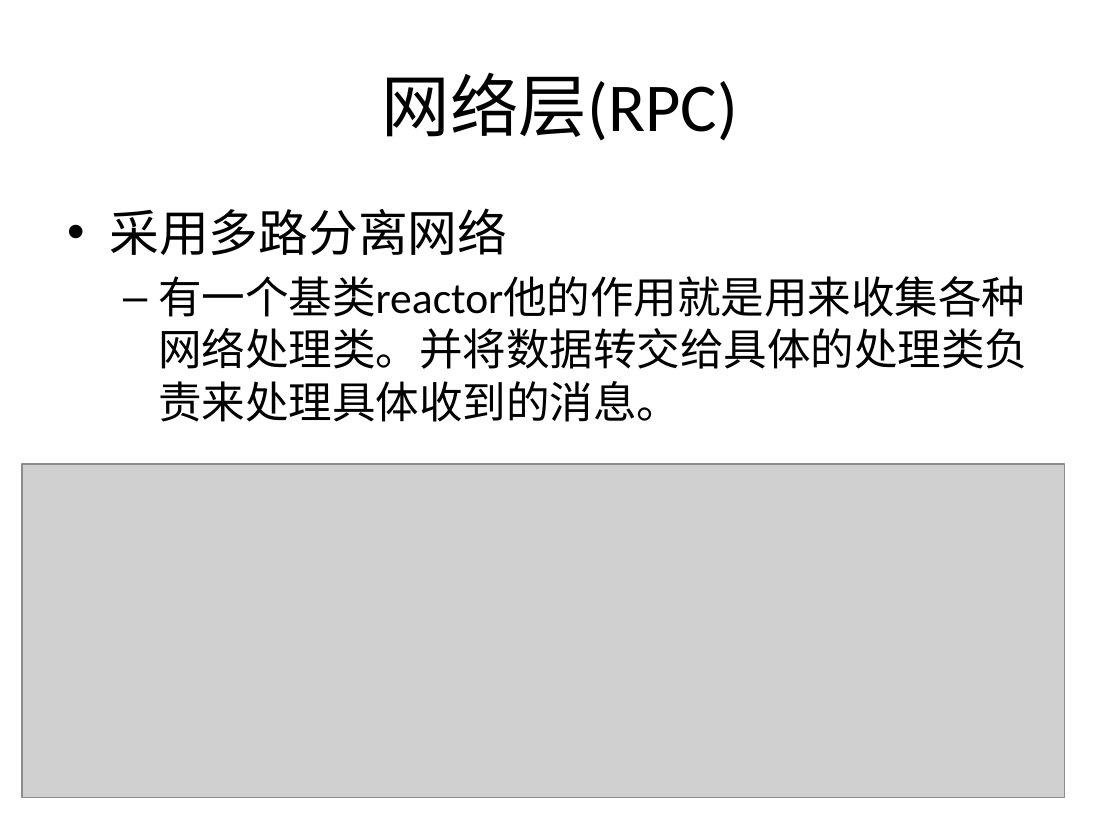
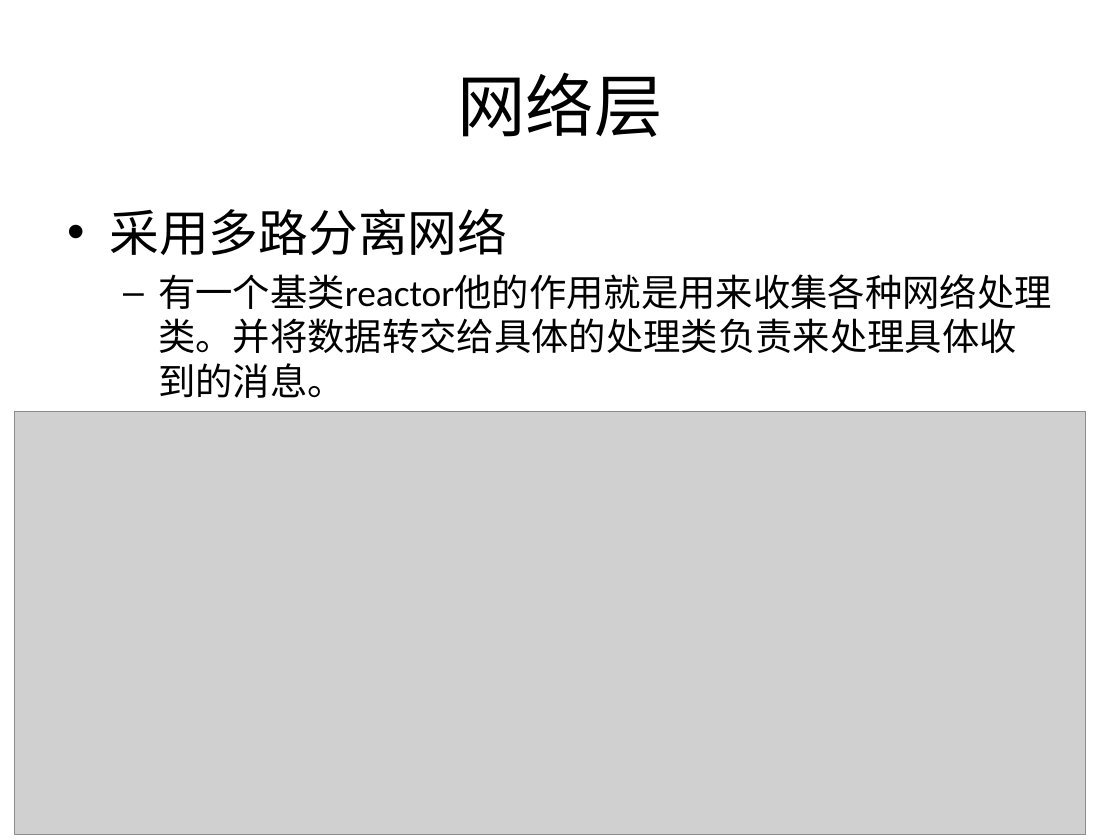
Before and after one commit to woopengcheng/GameLib, a slide deck: slide 28 of 数据库简单介绍.pptx. Drawn at 1120x840 pixels with LibreOffice and Linux fonts; fonts in the diff are those of the drawing; grey boxes stand for pictures. Boxes give left, top, right and bottom in pixels: in the first picture for what was removed or moved away, otherwise in the second. Text is boxed around its words. In the diff, an @@ line names an element or a change of style, - is before the commit and + after.

Commit message:
数据库讲座

```diff
--- a/数据库简单介绍.pptx
+++ b/数据库简单介绍.pptx
@@ title at [457,72,662,137]: text changed @@
-网络层(RPC)
+网络层
@@ text at [158,274,1052,398]: size 28 to 24 pt in "有一个基类reactor他的作用就是用来收集各种网络处理类。并将数据转交给具体的处理类负责来处理具体收到的消息。" @@
@@ picture: place and size @@
-picture at [22,464,1065,797]
+picture at [15,411,1085,834]
```
Also in this commit, not shown: 7 other slides changed, 5 slides added, 1 slide removed, 3 other files.
